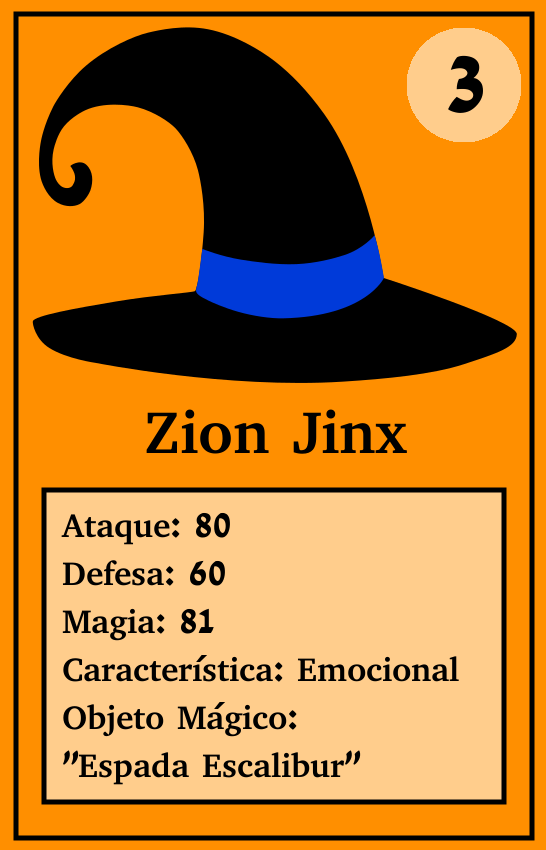
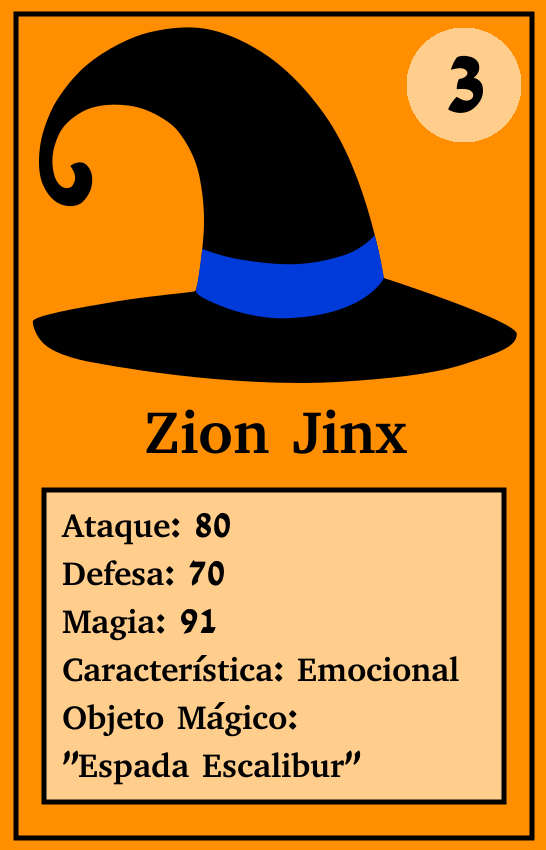
The second w=546, h=850 image is a revision of the first. Changes to its layers:
removed layer "81" over [181, 608, 214, 634]
painted on "Ataque: 80 ... #1" over [181, 559, 225, 634]
